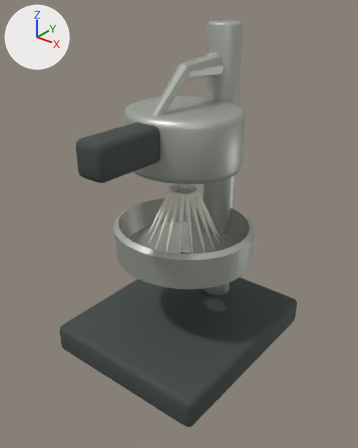
Before and after pictures for a commit that changed the glTF model public/models/furniture/citrus-press.glb.
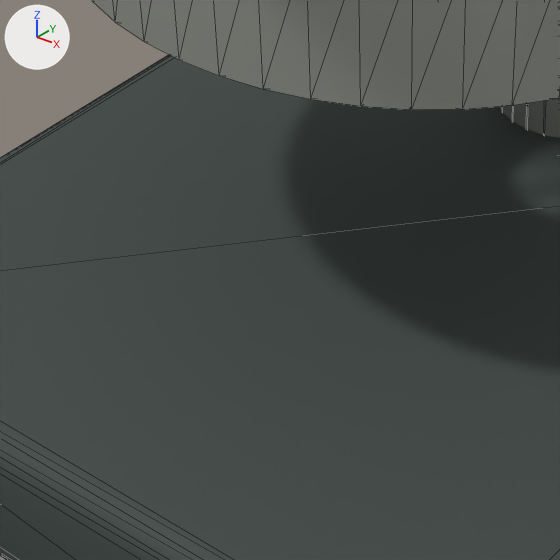
Each version appears first whole from a 50 mm camera at (0.377, -0.47, 0.484) aimed at (0.007, -0.008, 0.197), and next in a close-up on the part from 29% to 60% of the width and 60% to 84% of the height. The axes (+X, +Y, +Z) are drawn at upper left. The lights are the same throughout. The older version's two pictures come first. The close-ups show mesh edges as thin lines. Vertices at exactly the same position are counted once.

Names of what the first close-up shows: 'citrus-press'.
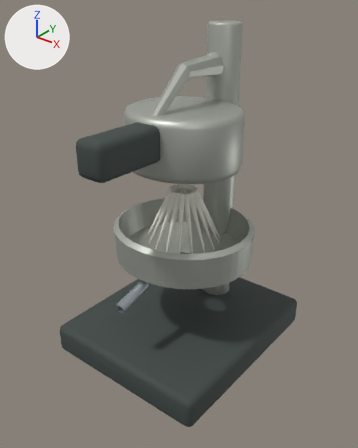
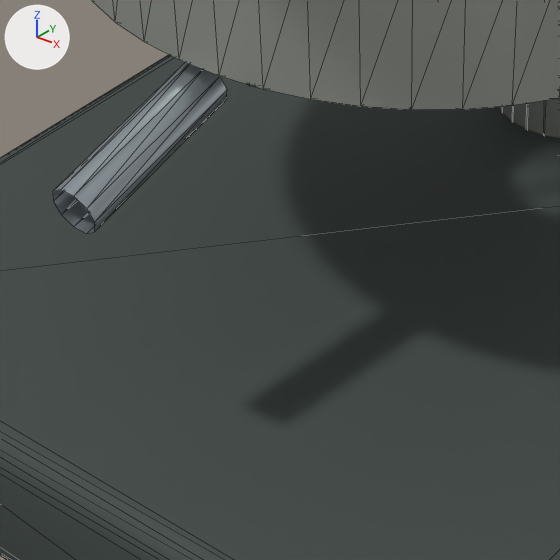
What the commit changed:
Material 'brushed-stainless-steel' (mat_brushed_stainless_steel) is new.
Its base color is (0.43, 0.48, 0.52) (light grey #afb8bf).
Its metallic is 0.78.
Its roughness is 0.32.
Material 'black-enamel' (mat_black_enamel) is new.
Its base color is (0.015, 0.019, 0.024) (black #21262b).
Its roughness is 0.38.
me_cube_102 is used by ob_citrus_press; location (0.0, 0.0, 0.0).
me_cube_102 had 1128 vertices, 2068 faces and spanned x -0.12..0.12, y -0.15..0.15, z 0.0..0.44.
me_cube_102 now has 1532 vertices, 2760 faces and spans x -0.12..0.12, y -0.15..0.15, z 0.0..0.44.
me_cube_102 part 1: a new loose piece of 20 vertices spanning x -0.007..0.007, y -0.119..-0.067, z 0.112..0.138, in mat_brushed_stainless_steel (light grey #afb8bf).
Other edits to the shape of me_cube_102 do not show in these pictures.
me_cube_102 gains material mat_black_enamel (black #21262b).
me_cube_102 gains material mat_brushed_stainless_steel (light grey #afb8bf).

Pixel boxes [x1, y1, x2, y2] of what changed, in the close-ups (560 x 560 px):
part 1 of me_cube_102, added
    after: [53, 62, 227, 233]
